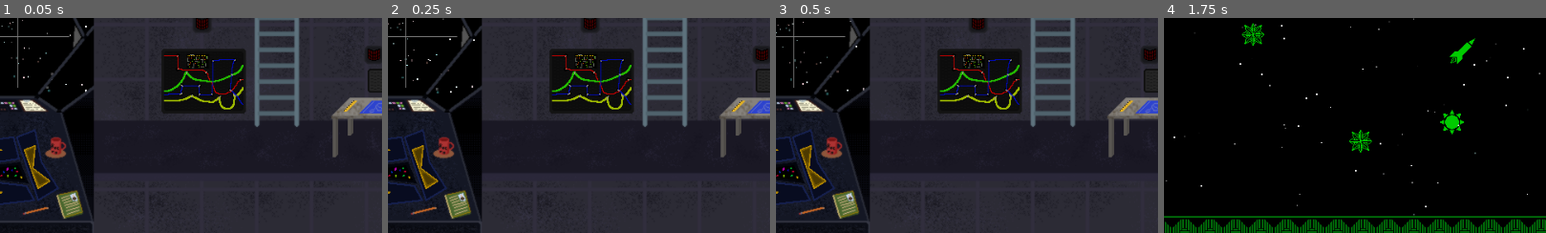
Above: before the commit, frames 1-4 (left to right).
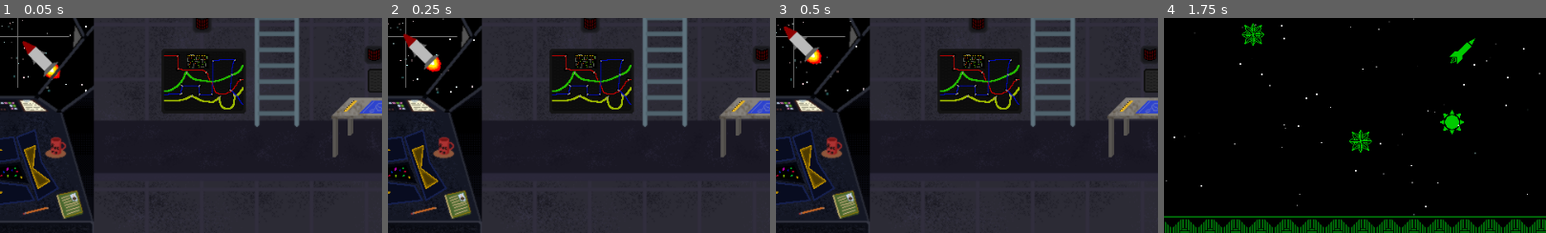
Above: after the commit, the same moments.

Repository: kedalovo/-SG-Spaceship-Management
Game: Godot game, scene res://Game Scene/Game.tscn
Two runs of this game, one before a commit and one after it. Both use one fixed random seed, a clock stepped at 60 frames per second and the inputs below.
Inputs (mouse positions are % of the whole screen's width and height, from its top left):
- Up to frame 1 (0.05 s): no input
- Up to frame 2 (0.25 s): no input
- Up to frame 3 (0.5 s): no input
- Up to frame 4 (1.75 s): move the mouse to (72, 45) at 0.52 s; hold Right (right) 0.53-1.25 s; hold ` (test) 0.53-1.25 s; click (72, 45) at 0.67 s; click (7, 83) at 1.25 s
The pictures show only the part of the screen within x 14-64%, y 49-99%; the shares and areas given below are measured in that part.

The runs differ from the first frame. In frame 1, 0.7% of the frame differs, in the area x 5-16%, y 10-29%; in frame 2, 0.7%, in the area x 4-14%, y 7-26%; in frame 3, 0.7%; in frame 4, nothing differs.

Commit message:
Finished Nebula hazard, moved on to Warzone. Added Rocket texture and almost finished logic for it.

Diff:
--- a/Hazards/Nebula/nebula.gd
+++ b/Hazards/Nebula/nebula.gd
@@ -13,8 +13,11 @@
 
 func set_time(time: float) -> void:
 	$Timer.wait_time = time
-	$Pivot/Sprite/Animator.speed_scale = 10.0 / time
 
 
 func _on_timer_timeout() -> void:
 	queue_free()
+
+
+func _on_appear_timer_timeout() -> void:
+	$Timer.start()
--- a/Hazards/Nebula/nebula.tscn
+++ b/Hazards/Nebula/nebula.tscn
@@ -1,6 +1,7 @@
-[gd_scene load_steps=5 format=3 uid="uid://7rlqejrqvaih"]
+[gd_scene load_steps=6 format=3 uid="uid://7rlqejrqvaih"]
 
 [ext_resource type="Script" path="res://Hazards/Nebula/nebula.gd" id="1_x2t1v"]
+[ext_resource type="Texture2D" uid="uid://cwq8ul86efw5a" path="res://Hazards/Nebula/Assets/Nebula 3x2.png" id="2_2xw1j"]
 
 [sub_resource type="Animation" id="Animation_sms2q"]
 length = 0.001
@@ -16,35 +17,32 @@
 "update": 0,
 "values": [Color(1, 1, 1, 1)]
 }
-tracks/1/type = "value"
+tracks/1/type = "bezier"
 tracks/1/imported = false
 tracks/1/enabled = true
-tracks/1/path = NodePath(".:scale")
+tracks/1/path = NodePath(".:scale:x")
 tracks/1/interp = 1
 tracks/1/loop_wrap = true
 tracks/1/keys = {
-"times": PackedFloat32Array(0),
-"transitions": PackedFloat32Array(1),
-"update": 0,
-"values": [Vector2(0.5, 0.5)]
+"handle_modes": PackedInt32Array(0),
+"points": PackedFloat32Array(1, -0.25, 0, 0.25, 0),
+"times": PackedFloat32Array(0)
 }
-tracks/2/type = "value"
+tracks/2/type = "bezier"
 tracks/2/imported = false
 tracks/2/enabled = true
-tracks/2/path = NodePath("..:rotation")
+tracks/2/path = NodePath(".:scale:y")
 tracks/2/interp = 1
 tracks/2/loop_wrap = true
 tracks/2/keys = {
-"times": PackedFloat32Array(0),
-"transitions": PackedFloat32Array(1),
-"update": 0,
-"values": [0.0]
+"handle_modes": PackedInt32Array(0),
+"points": PackedFloat32Array(1, -0.25, 0, 0.25, 0),
+"times": PackedFloat32Array(0)
 }
 
 [sub_resource type="Animation" id="Animation_ogntw"]
 resource_name = "main"
-length = 10.0
-step = 1.0
+step = 0.1
 tracks/0/type = "value"
 tracks/0/imported = false
 tracks/0/enabled = true
@@ -52,34 +50,32 @@
 tracks/0/interp = 1
 tracks/0/loop_wrap = true
 tracks/0/keys = {
-"times": PackedFloat32Array(0, 2, 10),
+"times": PackedFloat32Array(0, 0.2, 1),
 "transitions": PackedFloat32Array(1, 1, 1),
 "update": 0,
 "values": [Color(1, 1, 1, 0), Color(1, 1, 1, 1), Color(1, 1, 1, 1)]
 }
-tracks/1/type = "value"
+tracks/1/type = "bezier"
 tracks/1/imported = false
 tracks/1/enabled = true
-tracks/1/path = NodePath(".:scale")
+tracks/1/path = NodePath(".:scale:x")
 tracks/1/interp = 1
 tracks/1/loop_wrap = true
 tracks/1/keys = {
-"times": PackedFloat32Array(0, 10),
-"transitions": PackedFloat32Array(1, 1),
-"update": 0,
-"values": [Vector2(0.25, 0.25), Vector2(1, 1)]
+"handle_modes": PackedInt32Array(0, 0),
+"points": PackedFloat32Array(0.1, 0, 0, 0.2, 0, 1, -0.8, 0, 0, 0),
+"times": PackedFloat32Array(0, 1)
 }
-tracks/2/type = "value"
+tracks/2/type = "bezier"
 tracks/2/imported = false
 tracks/2/enabled = true
-tracks/2/path = NodePath("..:rotation")
+tracks/2/path = NodePath(".:scale:y")
 tracks/2/interp = 1
 tracks/2/loop_wrap = true
 tracks/2/keys = {
-"times": PackedFloat32Array(0, 1, 3, 5, 7, 9, 10),
-"transitions": PackedFloat32Array(1, 1, 1, 1, 1, 1, 1),
-"update": 0,
-"values": [0.0, 0.174533, -0.174533, 0.174533, -0.174533, 0.174533, 0.0]
+"handle_modes": PackedInt32Array(0, 0),
+"points": PackedFloat32Array(0.1, 0, 0, 0.2, 0, 1, -0.8, 0, 0, 0),
+"times": PackedFloat32Array(0, 1)
 }
 
 [sub_resource type="AnimationLibrary" id="AnimationLibrary_cdcxf"]
@@ -94,7 +90,7 @@
 [node name="Pivot" type="Node2D" parent="."]
 
 [node name="Sprite" type="Sprite2D" parent="Pivot"]
-scale = Vector2(0.5, 0.5)
+texture = ExtResource("2_2xw1j")
 
 [node name="Animator" type="AnimationPlayer" parent="Pivot/Sprite"]
 libraries = {
@@ -102,9 +98,12 @@
 }
 autoplay = "main"
 
+[node name="Appear Timer" type="Timer" parent="."]
+one_shot = true
+autostart = true
+
 [node name="Timer" type="Timer" parent="."]
 one_shot = true
-autostart = true
 
 [node name="ColorRect" type="ColorRect" parent="."]
 offset_left = -1.0
@@ -120,4 +119,5 @@
 offset_bottom = 1.0
 color = Color(0.03125, 0, 1, 1)
 
+[connection signal="timeout" from="Appear Timer" to="." method="_on_appear_timer_timeout"]
 [connection signal="timeout" from="Timer" to="." method="_on_timer_timeout"]
--- /dev/null
+++ b/Hazards/Rocket/rocket.gd
@@ -0,0 +1,19 @@
+extends Node2D
+
+
+@onready var sprite: Sprite2D = $Sprite
+
+
+var target: Node2D
+
+var speed: float = 0.0
+
+
+func _physics_process(delta: float) -> void:
+	global_position = global_position.lerp(target.global_position, delta * speed)
+	sprite.look_at(target.global_position)
+	sprite.rotate(deg_to_rad(90.0))
+
+
+func _on_timer_timeout() -> void:
+	pass # Replace with function body.
--- /dev/null
+++ b/Hazards/Rocket/rocket.tscn
@@ -0,0 +1,81 @@
+[gd_scene load_steps=6 format=3 uid="uid://cs8n28k2f2wlf"]
+
+[ext_resource type="Script" path="res://Hazards/Rocket/rocket.gd" id="1_aj4ug"]
+[ext_resource type="Texture2D" uid="uid://ckrxo4pbepjfc" path="res://Hazards/Rocket/Assets/Rocket.png" id="1_tr8hm"]
+
+[sub_resource type="Animation" id="Animation_hwafj"]
+resource_name = "start"
+tracks/0/type = "value"
+tracks/0/imported = false
+tracks/0/enabled = true
+tracks/0/path = NodePath(".:scale")
+tracks/0/interp = 1
+tracks/0/loop_wrap = true
+tracks/0/keys = {
+"times": PackedFloat32Array(0, 1),
+"transitions": PackedFloat32Array(1, 1),
+"update": 0,
+"values": [Vector2(0.1, 0.1), Vector2(1, 1)]
+}
+tracks/1/type = "value"
+tracks/1/imported = false
+tracks/1/enabled = true
+tracks/1/path = NodePath(".:self_modulate")
+tracks/1/interp = 1
+tracks/1/loop_wrap = true
+tracks/1/keys = {
+"times": PackedFloat32Array(0, 0.2, 1),
+"transitions": PackedFloat32Array(1, 1, 1),
+"update": 0,
+"values": [Color(1, 1, 1, 0), Color(1, 1, 1, 1), Color(1, 1, 1, 1)]
+}
+
+[sub_resource type="Animation" id="Animation_5pn30"]
+length = 0.001
+tracks/0/type = "value"
+tracks/0/imported = false
+tracks/0/enabled = true
+tracks/0/path = NodePath(".:scale")
+tracks/0/interp = 1
+tracks/0/loop_wrap = true
+tracks/0/keys = {
+"times": PackedFloat32Array(0),
+"transitions": PackedFloat32Array(1),
+"update": 0,
+"values": [Vector2(1, 1)]
+}
+tracks/1/type = "value"
+tracks/1/imported = false
+tracks/1/enabled = true
+tracks/1/path = NodePath(".:self_modulate")
+tracks/1/interp = 1
+tracks/1/loop_wrap = true
+tracks/1/keys = {
+"times": PackedFloat32Array(0),
+"transitions": PackedFloat32Array(1),
+"update": 0,
+"values": [Color(1, 1, 1, 1)]
+}
+
+[sub_resource type="AnimationLibrary" id="AnimationLibrary_nfr5t"]
+_data = {
+"RESET": SubResource("Animation_5pn30"),
+"start": SubResource("Animation_hwafj")
+}
+
+[node name="Rocket" type="Node2D"]
+script = ExtResource("1_aj4ug")
+
+[node name="Sprite" type="Sprite2D" parent="."]
+texture = ExtResource("1_tr8hm")
+
+[node name="Animator" type="AnimationPlayer" parent="Sprite"]
+libraries = {
+"": SubResource("AnimationLibrary_nfr5t")
+}
+
+[node name="Timer" type="Timer" parent="."]
+process_callback = 0
+one_shot = true
+
+[connection signal="timeout" from="Timer" to="." method="_on_timer_timeout"]
--- a/Hazards/hazard.gd
+++ b/Hazards/hazard.gd
@@ -13,12 +13,21 @@
 
 var strength: int = 0
 
+var is_instant: bool = true
+
 
 func set_time(time: float) -> void:
 	$Timer.wait_time = time
 
 
 func _on_timer_timeout() -> void:
-	for i in types:
-		finished.emit(spot, strength, i)
+	if is_instant:
+		for i in types:
+			finished.emit(spot, strength, i)
 	queue_free()
+
+
+func _on_hurt_timer_timeout() -> void:
+	if !is_instant:
+		for i in types:
+			finished.emit(spot, strength, i)
--- a/Hazards/hazard.tscn
+++ b/Hazards/hazard.tscn
@@ -10,6 +10,11 @@
 one_shot = true
 autostart = true
 
+[node name="Hurt Timer" type="Timer" parent="."]
+process_callback = 0
+wait_time = 3.0
+autostart = true
+
 [node name="ColorRect" type="ColorRect" parent="."]
 offset_left = -8.0
 offset_top = -8.0
@@ -18,3 +23,4 @@
 color = Color(1, 0, 0, 1)
 
 [connection signal="timeout" from="Timer" to="." method="_on_timer_timeout"]
+[connection signal="timeout" from="Hurt Timer" to="." method="_on_hurt_timer_timeout"]
--- a/Space/space.gd
+++ b/Space/space.gd
@@ -7,6 +7,7 @@
 const HAZARD = preload("res://Hazards/hazard.tscn")
 const ASTEROID = preload("res://Hazards/Asteroid/asteroid.tscn")
 const NEBULA = preload("res://Hazards/Nebula/nebula.tscn")
+const ROCKET = preload("res://Hazards/Rocket/rocket.tscn")
 
 @onready var particles: Node2D = $Particles
 @onready var far_particles: GPUParticles2D = $"Particles/Far Particles"
@@ -15,6 +16,7 @@
 @onready var grid: Node2D = $Grid
 @onready var incoming_hazards: Node2D = $"Incoming Hazards"
 @onready var hazard_visuals: Node2D = $"Grid/Hazard visuals"
+@onready var camera: Camera2D = $Camera
 
 @onready var separators: Node2D = $Grid/Separators
 
@@ -32,7 +34,8 @@
 
 func _ready() -> void:
 	separators.modulate = Color.WHITE
-	create_nebula(game_manager.nebula_types.LARGE, Vector2.UP, 10)
+	#create_nebula(game_manager.nebula_types.LARGE, -Vector2.ONE, 10, false)
+	create_rocket(0.8)
 
 
 func create_asteroid(size: game_manager.asteroid_types, spot: Vector2, time: float, is_vertical: bool = false, types: Array[game_manager.damage_types] = [game_manager.damage_types.PHYSICAL]) -> void:
@@ -101,7 +104,7 @@
 						create_hazard(Vector2(spot.x + i, spot.y + j), time, 3, types)
 
 
-func create_nebula(size: game_manager.nebula_types, spot: Vector2, time: float, is_vertical: bool = false, types: Array[game_manager.damage_types] = [game_manager.damage_types.ELECTRICITY]) -> void:
+func create_nebula(size: game_manager.nebula_types, spot: Vector2, time: float, is_instant: bool = true, is_vertical: bool = false, types: Array[game_manager.damage_types] = [game_manager.damage_types.ELECTRICITY]) -> void:
 	spot = clamp(spot, -Vector2.ONE, Vector2.ONE)
 	var nebula := NEBULA.instantiate()
 	match size:
@@ -114,7 +117,7 @@
 			nebula.set_visuals(size, false)
 			hazard_visuals.add_child(nebula)
 			nebula.position = Vector2(spot.x * 64, spot.y * 64)
-			create_hazard(spot, time, 1, types)
+			create_hazard(spot, time + 1.0, 1, types, is_instant)
 		game_manager.nebula_types.MEDIUM:
 			for i in 2:
 				for j in 2:
@@ -128,7 +131,7 @@
 			hazard_visuals.add_child(nebula)
 			for i in 2:
 				for j in 2:
-					create_hazard(Vector2(spot.x + i, spot.y + j), time, 2, types)
+					create_hazard(Vector2(spot.x + i, spot.y + j), time + 1.0, 2, types, is_instant)
 		game_manager.nebula_types.LARGE:
 			if is_vertical:
 				for i in 3:
@@ -151,14 +154,22 @@
 			if is_vertical:
 				for i in 3:
 					for j in 2:
-						create_hazard(Vector2(spot.x - j, spot.y + i), time, 3, types)
-			else:
-				for i in 3:
-					for j in 2:
-						create_hazard(Vector2(spot.x + i, spot.y + j), time, 3, types)
-
-
-func create_hazard(spot: Vector2, time: float, strength: int, types: Array[game_manager.damage_types]) -> void:
+						create_hazard(Vector2(spot.x - j, spot.y + i), time + 1.0, 3, types, is_instant)
+			else:
+				for i in 3:
+					for j in 2:
+						create_hazard(Vector2(spot.x + i, spot.y + j), time + 1.0, 3, types, is_instant)
+
+
+func create_rocket(speed: float) -> void:
+	var rocket := ROCKET.instantiate()
+	rocket.target = camera
+	rocket.speed = speed
+	hazard_visuals.add_child(rocket)
+	rocket.position = Vector2(64, 64)
+
+
+func create_hazard(spot: Vector2, time: float, strength: int, types: Array[game_manager.damage_types], is_instant: bool = true) -> void:
 	if spot in hazard_spots:
 		push_warning("Tried creating a hazard in ", spot, ", which is busy")
 		return
@@ -166,6 +177,7 @@
 	hazard.strength = strength
 	hazard.types = types
 	hazard.spot = spot
+	hazard.is_instant = is_instant
 	hazard.finished.connect(hit)
 	hazard_spots[spot] = hazard
 	hazard.set_time(time)
--- a/Space/space.tscn
+++ b/Space/space.tscn
@@ -135,7 +135,7 @@
 fract_delta = false
 local_coords = true
 
-[node name="Camera2D" type="Camera2D" parent="."]
+[node name="Camera" type="Camera2D" parent="."]
 position = Vector2(128, 192)
 offset = Vector2(0, -64)
 
Binary file added: Hazards/Rocket/Assets/Rocket.png
Not shown, added: Hazards/Rocket/Assets/Rocket.png.import
